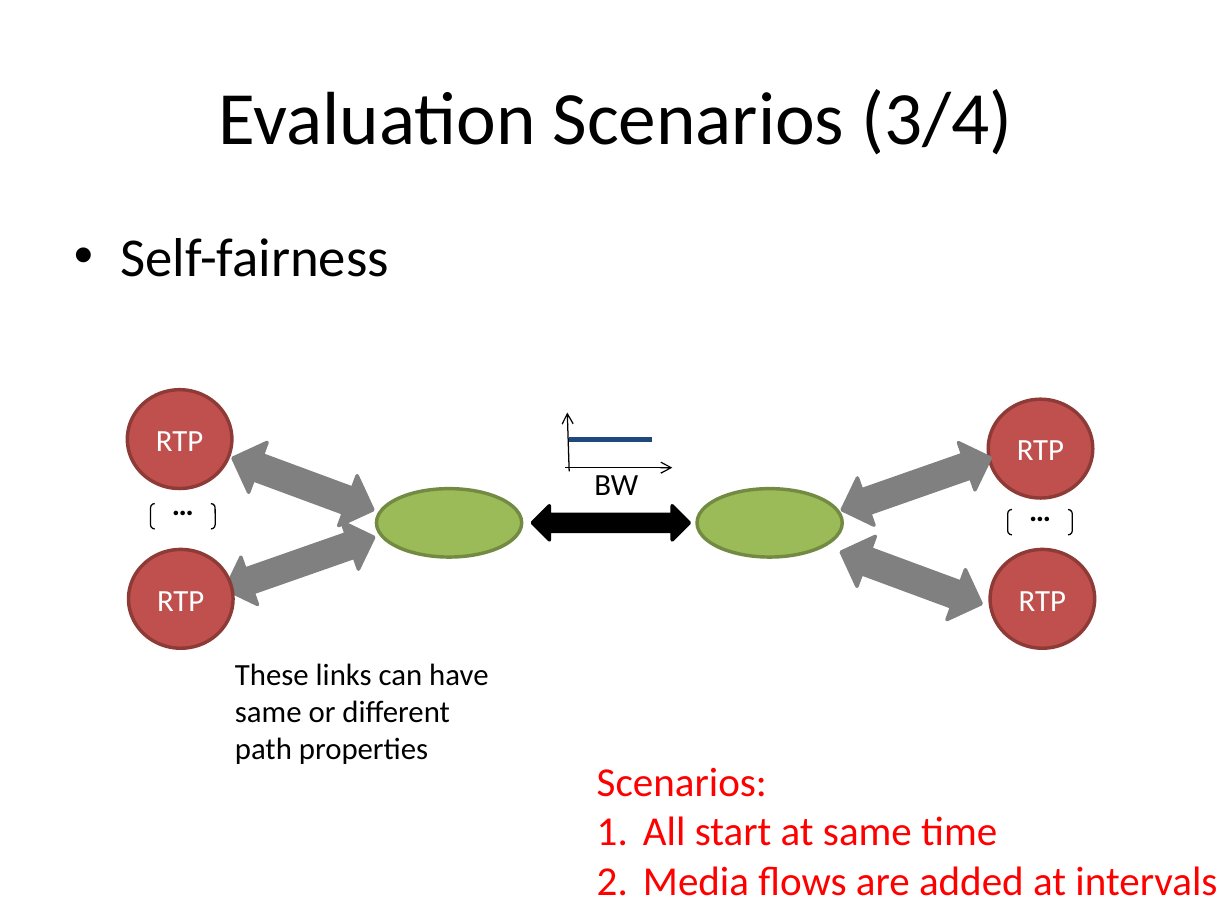
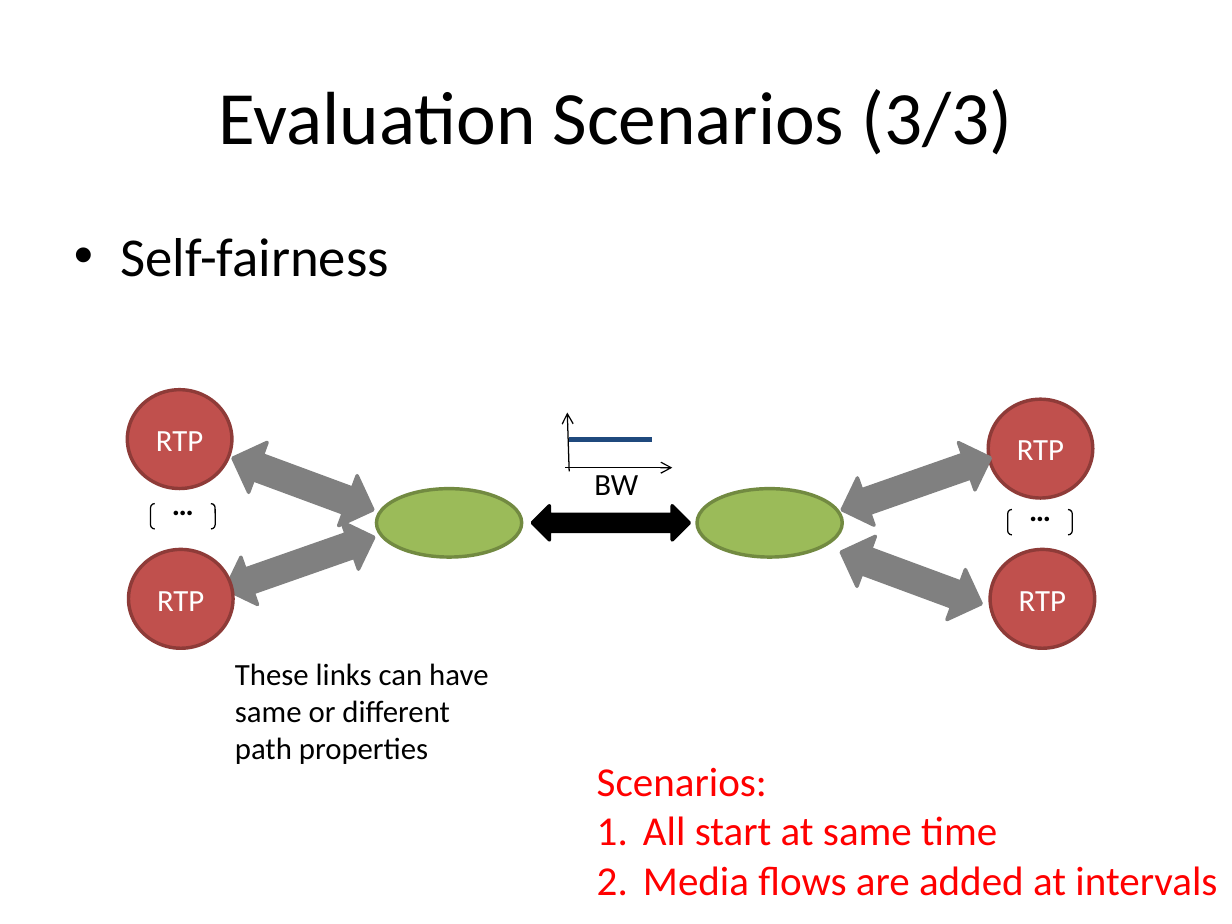
Before and after one commit to protocols-comnet/rmcat-eval-criteria, a slide deck: slide 10 of ppt-ietf86-rmcat-cc-eval-00.pptx. Drawn at 1232x924 pixels with LibreOffice and Linux fonts; fonts in the diff are those of the drawing. Boxes give left, top, right and bottom in pixels: in the first picture for what was removed or moved away, otherwise in the second. Text is boxed around its words. In the diff, an @@ line names an element or a change of style, - is before the commit and + after.

```diff
--- a/ppt-ietf86-rmcat-cc-eval-00.pptx
+++ b/ppt-ietf86-rmcat-cc-eval-00.pptx
@@ title at [218,89,1012,155]: text changed @@
-Evaluation Scenarios (3/4)
+Evaluation Scenarios (3/3)
```
Also in this commit, not shown: 7 other slides changed.
